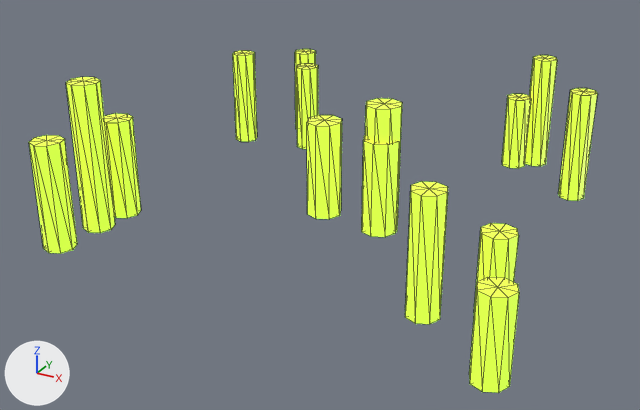
The glTF model unity/Assets/Pez/Resources/PezModels/ores/uranium.glb as it was, and as the next commit left it.
Rendered twice from a camera (50 mm lens) standing at (0.616, -1.227, 0.602) and looking at (-0.017, -0.077, 0.027). Every picture has the same lights, and +X, +Y and +Z are marked at lower left. The picture after the commit comes second. Mesh edges are drawn as thin lines. Where no turn or scale is listed for an object, it has been applied to the vertices.

The first picture shows 'cluster_0__M_E_Acid', 'cluster_1__M_E_Acid', 'cluster_2__M_E_Acid', 'cluster_3__M_E_Acid', 'cluster_4__M_E_Acid'.
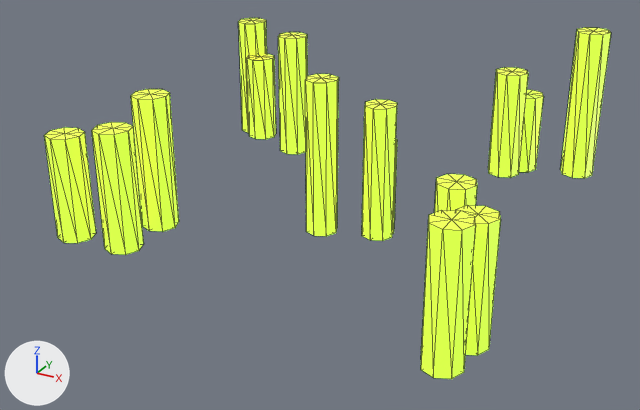
The change, as a list of edits to the scene's bpy script:
```text
Change me_cluster_0__m_e_acid:
    remove me_cluster_0__m_e_acid.from_pydata(...)  # 54 vertices, 96 faces; spans x -0.083..0.091, y -0.07..0.088, z 0.0..0.177
    add me_cluster_0__m_e_acid.from_pydata(...)  # 54 vertices, 96 faces; spans x -0.105..0.085, y -0.087..0.039, z 0.0..0.228
    me_cluster_0__m_e_acid part 1: the loose piece of 18 vertices spanning x -0.083..-0.039, y -0.07..-0.026, z 0.0..0.177 is scaled about its middle by (1.3, 1.3, 1.28), then moved by (0.118, -0.01, 0.025)
    me_cluster_0__m_e_acid part 2: the loose piece of 18 vertices spanning x -0.009..0.034, y 0.045..0.088, z 0.0..0.164 is scaled about its middle by (1.3, 1.3, 0.999), then moved by (-0.057, -0.08, 0.0)
    me_cluster_0__m_e_acid part 3: the loose piece of 18 vertices spanning x 0.047..0.091, y -0.047..-0.003, z 0.0..0.162 is scaled about its middle by (1.3, 1.3, 1.41), then moved by (-0.146, 0.035, 0.033)
Change me_cluster_1__m_e_acid:
    remove me_cluster_1__m_e_acid.from_pydata(...)  # 54 vertices, 96 faces; spans x -0.093..0.086, y -0.101..0.073, z 0.0..0.201
    add me_cluster_1__m_e_acid.from_pydata(...)  # 54 vertices, 96 faces; spans x -0.104..0.074, y -0.055..0.065, z 0.0..0.262
    me_cluster_1__m_e_acid part 4: the loose piece of 18 vertices spanning x 0.042..0.086, y -0.101..-0.057, z 0.0..0.186 is scaled about its middle by (1.33, 1.33, 1.02), then moved by (-0.139, 0.053, 0.002)
    me_cluster_1__m_e_acid part 5: the loose piece of 18 vertices spanning x -0.06..-0.016, y 0.029..0.073, z 0.0..0.201 is scaled about its middle by (1.33, 1.33, 0.703), then moved by (-0.016, -0.037, -0.03)
    me_cluster_1__m_e_acid part 6: the loose piece of 18 vertices spanning x -0.093..-0.048, y -0.001..0.044, z 0.0..0.131 is scaled about its middle by (1.33, 1.33, 2), then moved by (0.115, 0.014, 0.065)
Change me_cluster_2__m_e_acid:
    remove me_cluster_2__m_e_acid.from_pydata(...)  # 54 vertices, 96 faces; spans x -0.106..0.061, y -0.042..0.034, z 0.0..0.205
    add me_cluster_2__m_e_acid.from_pydata(...)  # 54 vertices, 96 faces; spans x -0.073..0.062, y -0.082..0.01, z 0.0..0.247
    me_cluster_2__m_e_acid part 7: the loose piece of 18 vertices spanning x 0.001..0.059, y -0.033..0.025, z 0.0..0.205 is scaled about its middle by (0.879, 0.879, 0.729), then moved by (0.003, -0.012, -0.028)
    me_cluster_2__m_e_acid part 8: the loose piece of 18 vertices spanning x -0.106..-0.047, y -0.024..0.034, z 0.0..0.16 is scaled about its middle by (0.879, 0.879, 1.55), then moved by (0.029, -0.062, 0.044)
    me_cluster_2__m_e_acid part 9: the loose piece of 18 vertices spanning x 0.003..0.061, y -0.042..0.017, z 0.0..0.153 is scaled about its middle by (0.879, 0.879, 1.39), then moved by (0.005, -0.016, 0.03)
Change me_cluster_3__m_e_acid:
    remove me_cluster_3__m_e_acid.from_pydata(...)  # 54 vertices, 96 faces; spans x -0.043..0.01, y -0.096..0.101, z 0.0..0.239
    add me_cluster_3__m_e_acid.from_pydata(...)  # 54 vertices, 96 faces; spans x -0.053..0.096, y -0.059..0.096, z 0.0..0.217
    me_cluster_3__m_e_acid part 10: the loose piece of 18 vertices spanning x -0.04..0.01, y -0.013..0.037, z 0.0..0.239 is scaled about its middle by (1.17, 1.17, 0.905), then moved by (0.08, 0.055, -0.011)
    me_cluster_3__m_e_acid part 11: the loose piece of 18 vertices spanning x -0.04..0.01, y 0.051..0.101, z 0.0..0.163 is scaled about its middle by (1.17, 1.17, 1.16), then moved by (0.082, -0.101, 0.013)
    me_cluster_3__m_e_acid part 12: the loose piece of 18 vertices spanning x -0.043..0.007, y -0.096..-0.046, z 0.0..0.171 is scaled about its middle by (1.17, 1.17, 0.983), then moved by (-0.005, 0.042, -0.001)
Change me_cluster_4__m_e_acid:
    remove me_cluster_4__m_e_acid.from_pydata(...)  # 54 vertices, 96 faces; spans x -0.08..0.096, y -0.099..0.088, z 0.0..0.18
    add me_cluster_4__m_e_acid.from_pydata(...)  # 54 vertices, 96 faces; spans x -0.065..0.049, y -0.1..0.102, z 0.0..0.192
    me_cluster_4__m_e_acid part 13: the loose piece of 18 vertices spanning x -0.08..-0.03, y 0.002..0.051, z 0.0..0.18 is scaled about its middle by (1.12, 1.12, 1.07), then moved by (0.067, -0.099, 0.006)
    me_cluster_4__m_e_acid part 14: the loose piece of 18 vertices spanning x 0.046..0.096, y -0.099..-0.049, z 0.0..0.124 is scaled about its middle by (1.12, 1.12, 1.42), then moved by (-0.108, 0.149, 0.026)
    me_cluster_4__m_e_acid part 15: the loose piece of 18 vertices spanning x 0.003..0.052, y 0.039..0.088, z 0.0..0.125 is scaled about its middle by (1.12, 1.12, 1.41), then moved by (-0.006, -0.074, 0.026)
```

Changed parts and their boxes [x1, y1, x2, y2] in the pictures (640 x 410 px; the box of a moved part takes in the faces that stretch with it):
'cluster_3__M_E_Acid', reshaped (20% wider, 6% shorter)
    before: [29, 77, 141, 254]
    after: [44, 89, 179, 255]
'cluster_4__M_E_Acid', reshaped (30% narrower)
    before: [405, 181, 519, 393]
    after: [421, 174, 501, 379]
'cluster_1__M_E_Acid', reshaped (28% wider)
    before: [502, 55, 598, 201]
    after: [488, 27, 611, 178]
'cluster_2__M_E_Acid', reshaped (20% taller)
    before: [307, 98, 402, 237]
    after: [305, 74, 397, 241]
'cluster_0__M_E_Acid', reshaped (17% narrower, 36% taller)
    before: [233, 49, 318, 149]
    after: [238, 18, 308, 154]
part 1 of me_cluster_0__m_e_acid, moved or reshaped
    before: [233, 50, 257, 142]
    after: [278, 32, 308, 154]
part 2 of me_cluster_0__m_e_acid, moved or reshaped
    before: [295, 49, 316, 129]
    after: [247, 54, 276, 139]
part 3 of me_cluster_0__m_e_acid, moved or reshaped
    before: [296, 63, 318, 149]
    after: [238, 18, 267, 133]
part 4 of me_cluster_1__m_e_acid, moved or reshaped
    before: [558, 88, 598, 201]
    after: [488, 67, 528, 177]
part 5 of me_cluster_1__m_e_acid, moved or reshaped
    before: [525, 55, 557, 166]
    after: [519, 90, 544, 172]
part 6 of me_cluster_1__m_e_acid, moved or reshaped
    before: [502, 94, 531, 168]
    after: [560, 27, 611, 178]
part 7 of me_cluster_2__m_e_acid, moved or reshaped (mostly hidden afterwards)
    before: [365, 98, 402, 231]
    after: [392, 139, 397, 234]
part 8 of me_cluster_2__m_e_acid, moved or reshaped
    before: [307, 115, 342, 219]
    after: [305, 74, 339, 236]
part 9 of me_cluster_2__m_e_acid, moved or reshaped
    before: [362, 135, 399, 237]
    after: [362, 99, 397, 241]
part 10 of me_cluster_3__m_e_acid, moved or reshaped
    before: [66, 77, 115, 233]
    after: [131, 89, 179, 232]
part 11 of me_cluster_3__m_e_acid, moved or reshaped
    before: [104, 113, 141, 218]
    after: [92, 122, 144, 255]
part 12 of me_cluster_3__m_e_acid, moved or reshaped
    before: [29, 135, 77, 254]
    after: [44, 127, 96, 243]
part 13 of me_cluster_4__m_e_acid, moved or reshaped
    before: [405, 181, 448, 324]
    after: [421, 210, 475, 379]
part 14 of me_cluster_4__m_e_acid, moved or reshaped
    before: [469, 277, 519, 393]
    after: [434, 174, 477, 213]
part 15 of me_cluster_4__m_e_acid, moved or reshaped
    before: [474, 223, 519, 308]
    after: [456, 205, 501, 356]
